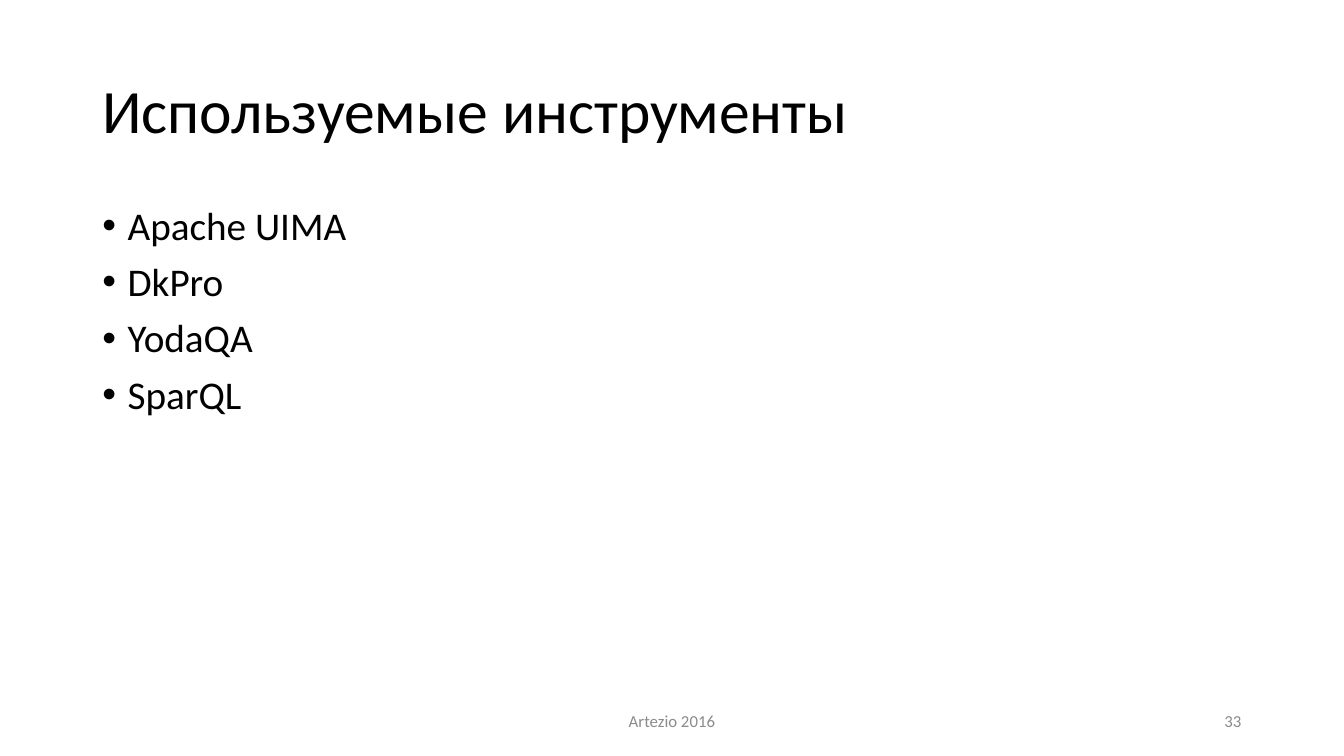
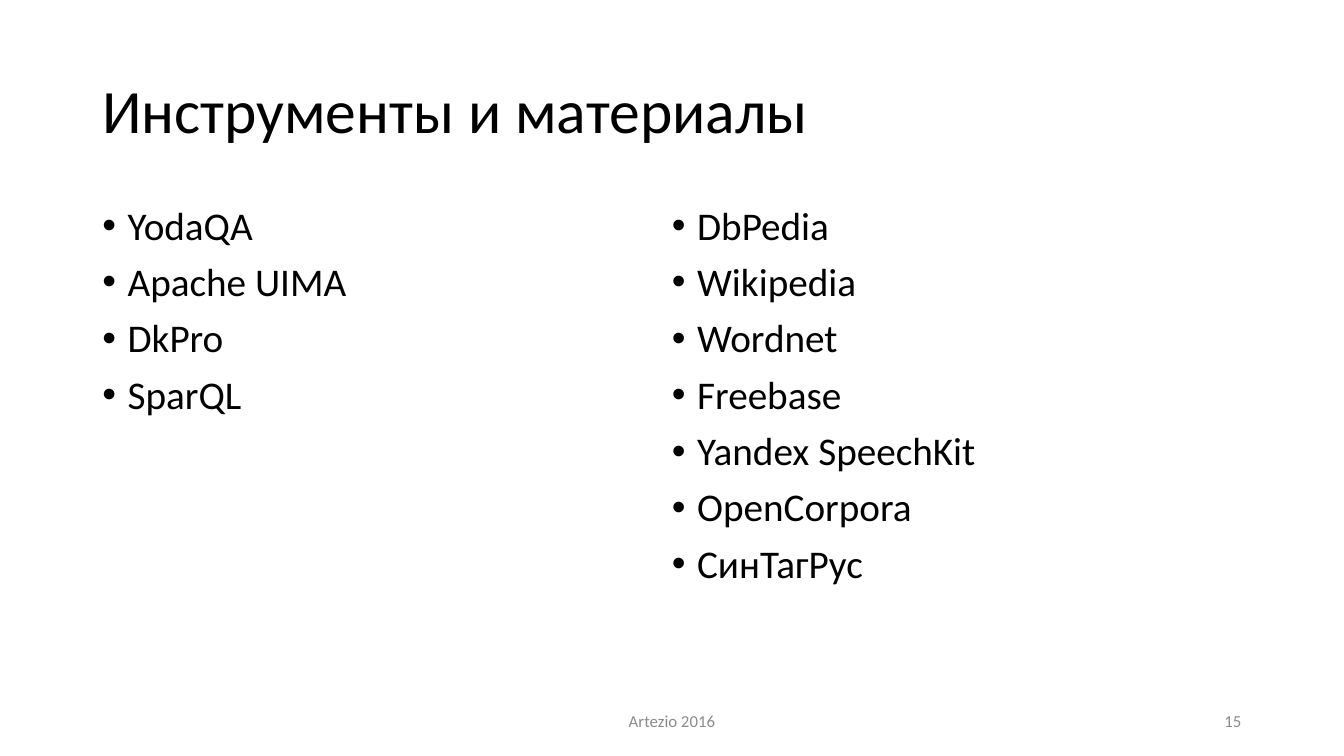
Before and after one commit to ike3/yodaqa, a slide deck: slide 15 of doc/Presentation.pptx (slide 33 before the commit). Drawn at 1344x756 pixels with LibreOffice and Linux fonts; fonts in the diff are those of the drawing. Boxes give left, top, right and bottom in pixels: in the first picture for what was removed or moved away, otherwise in the second. Text is boxed around its words. In the diff, an @@ line names an element or a change of style, - is before the commit and + after.

```diff
--- a/doc/Presentation.pptx
+++ b/doc/Presentation.pptx
@@ title at (102,93,807,143): text changed @@
-Используемые инструменты
+Инструменты и материалы
@@ text "YodaQA" at (128,212,975,585): columns 1 to 2 @@
@@ text at (128,212,253,246): paragraph added @@
+• YodaQA
@@ text at (697,212,975,585): paragraphs added @@
+• DbPedia
+• Wikipedia
+• Wordnet
+• Freebase
+• Yandex SpeechKit
+• OpenCorpora
+• СинТагРус
@@ text at (128,324,253,358): paragraph removed @@
-• YodaQA
@@ page number at (1224,716,1241,727): text changed @@
-33
+15
```
Also in this commit, not shown: 7 other slides changed, 5 slides added, 24 slides removed.
